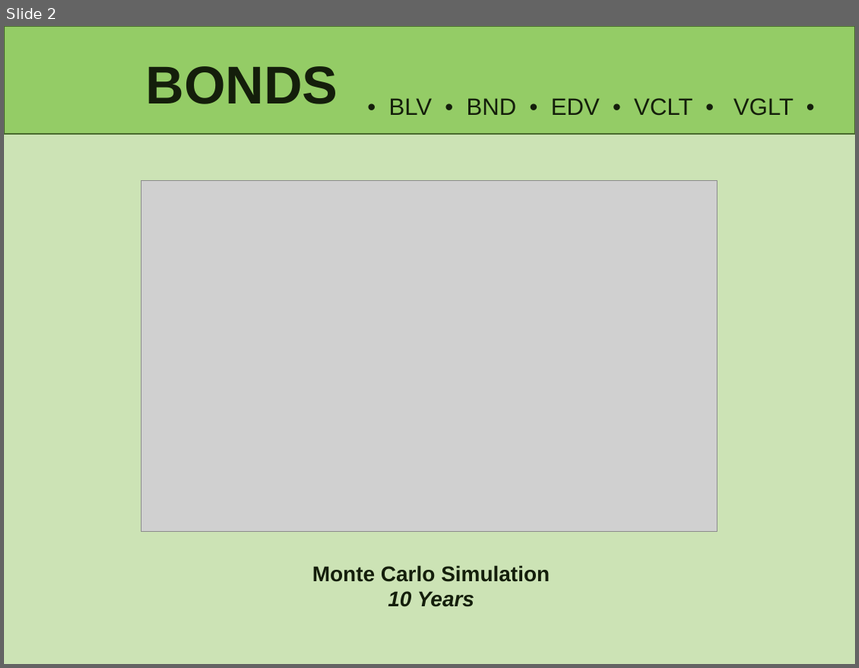
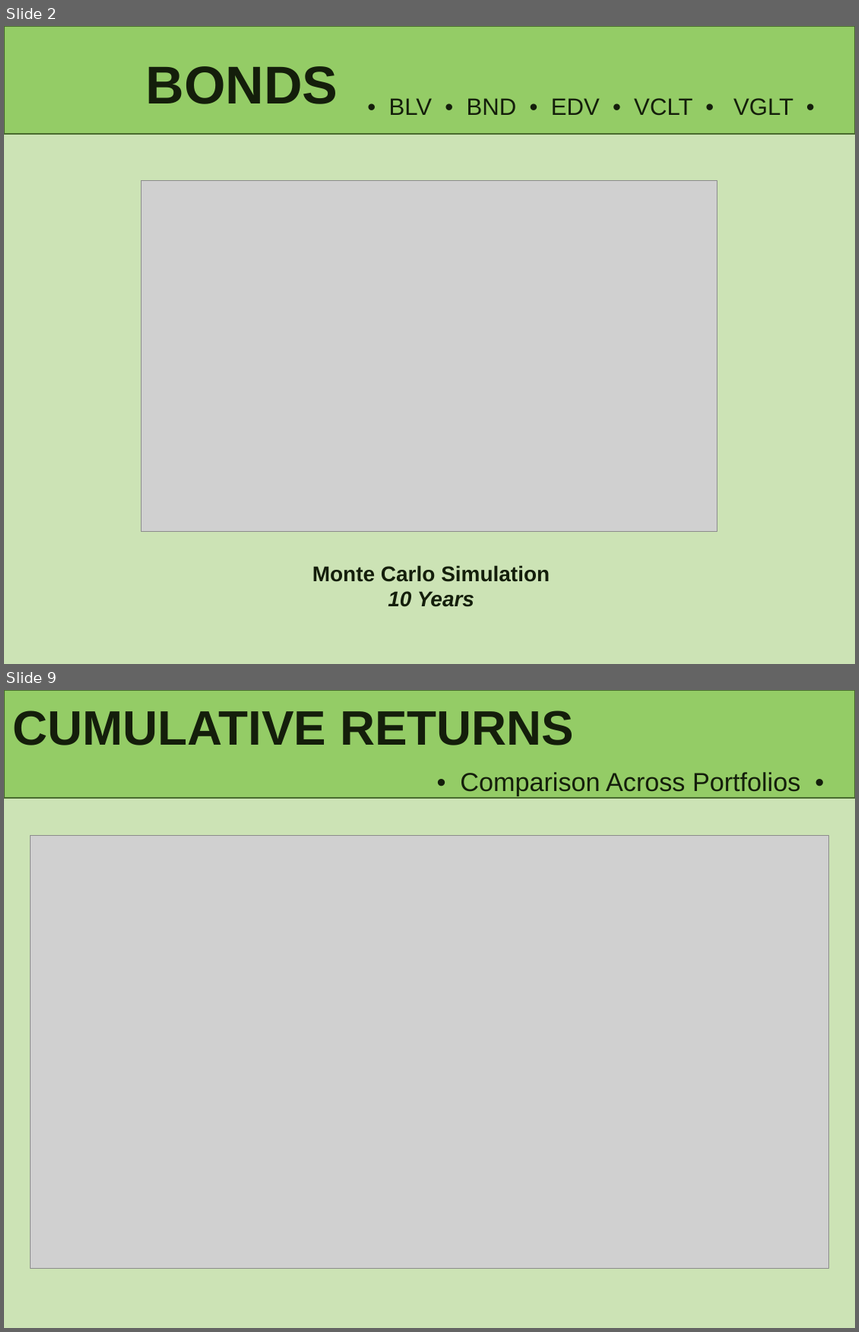
Before and after one commit to lindseyhardouin/Challenging_the_Status_Quo, a slide deck: presentation/P1- Challening the Status Quo.pptx. Shown one above the other, each under a label of ours: slide 2 before the commit, slides 2 and 9 after it; the slides between them are not shown. The pictures are 859x668 and 859x1332 pixels, drawn with LibreOffice and Linux fonts; fonts in the diff are those of the drawing; grey boxes stand for pictures. Boxes give left, top, right and bottom in pixels: in the first picture for what was removed or moved away, otherwise in the second. Text is boxed around its words. In the diff, an @@ line names an element or a change of style, - is before the commit and + after.

```diff
--- a/presentation/P1- Challening the Status Quo.pptx
+++ b/presentation/P1- Challening the Status Quo.pptx
@@ slide 9 added at [4, 690, 855, 1328], background #CCE3B5; not listed: 1 template element that a slide beside it also shows @@
@@ title added at [12, 711, 574, 745], 41 pt, text #141E0B, bold @@
+CUMULATIVE RETURNS
@@ text added at [460, 772, 800, 796], 22 pt, text #141E0B @@
+• Comparison Across Portfolios •
@@ picture added at [31, 836, 829, 1269] @@
```
Also in this commit, not shown: 3 slides changed, 6 other slides added, 2 slides removed.
